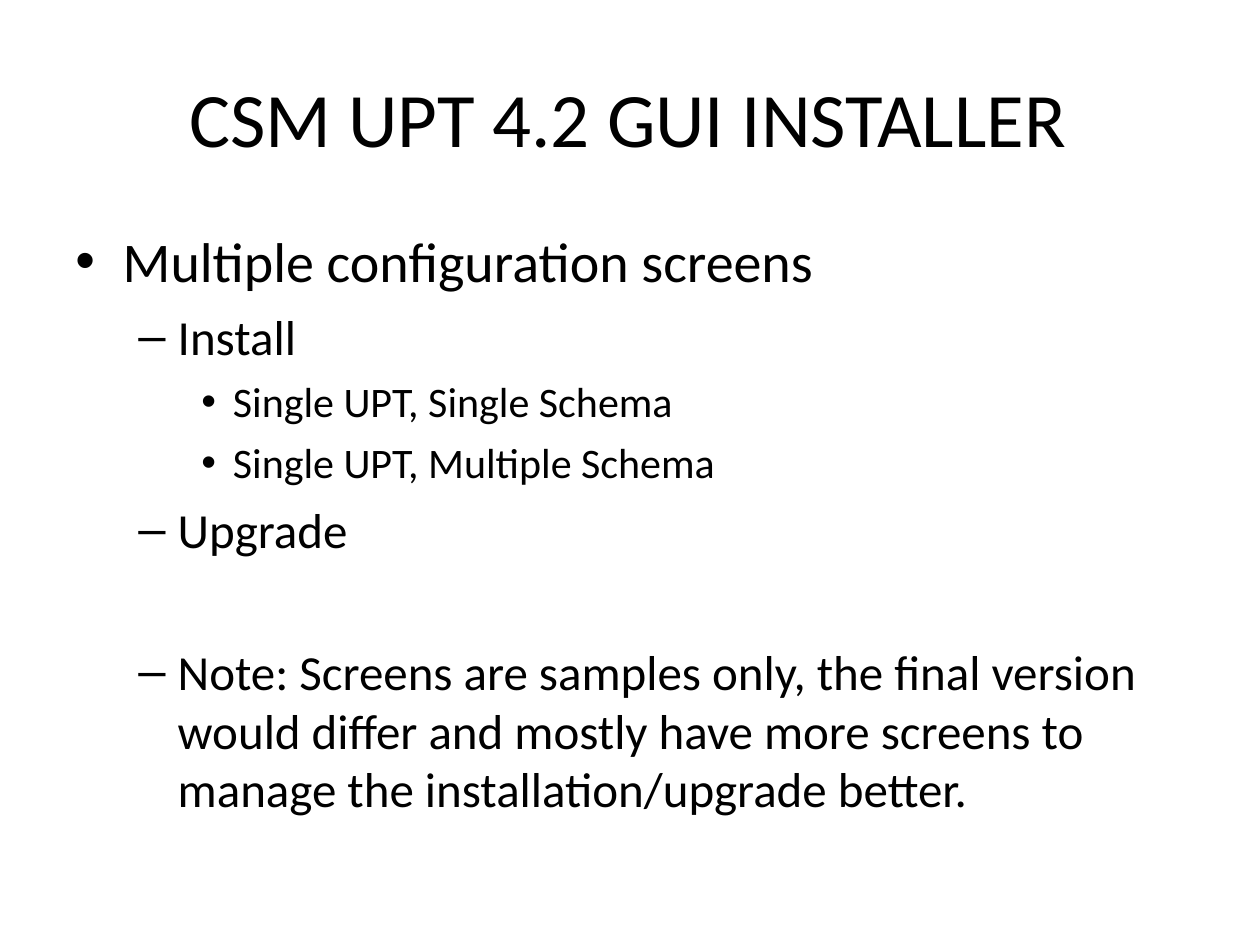
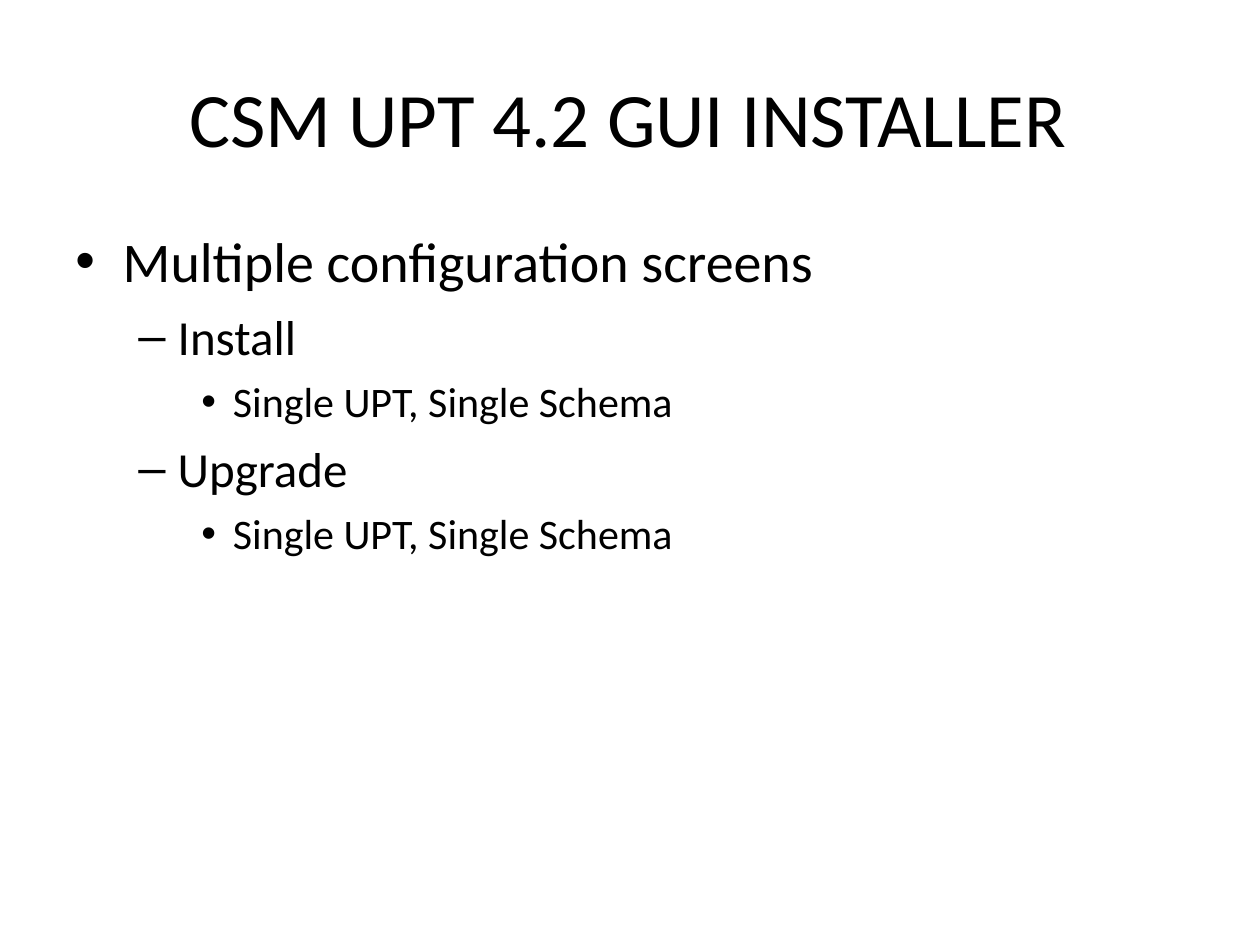
Before and after one commit to CBIIT/common-security-module-docs, a slide deck: slide 1 of CSM 4.2/Development/Design/GUI Installer/GUI Screens.ppt. Drawn at 1260x945 pixels with LibreOffice and Linux fonts; fonts in the diff are those of the drawing. Boxes give left, top, right and bottom in pixels: in the first picture for what was removed or moved away, otherwise in the second. Text is boxed around its words. In the diff, an @@ line names an element or a change of style, - is before the commit and + after.

Commit message:
SVN-Revision: 3350

```diff
--- a/CSM 4.2/Development/Design/GUI Installer/GUI Screens.ppt
+++ b/CSM 4.2/Development/Design/GUI Installer/GUI Screens.ppt
@@ text at (233,448,715,486): paragraph removed @@
-    • Single UPT, Multiple Schema
@@ text at (233,519,673,557): text changed; size 28 to 24 pt @@
-  – Note: Screens are samples only, the final version would differ and mostly have more screens to manage the installation/upgrade better.
+    • Single UPT, Single Schema
```
